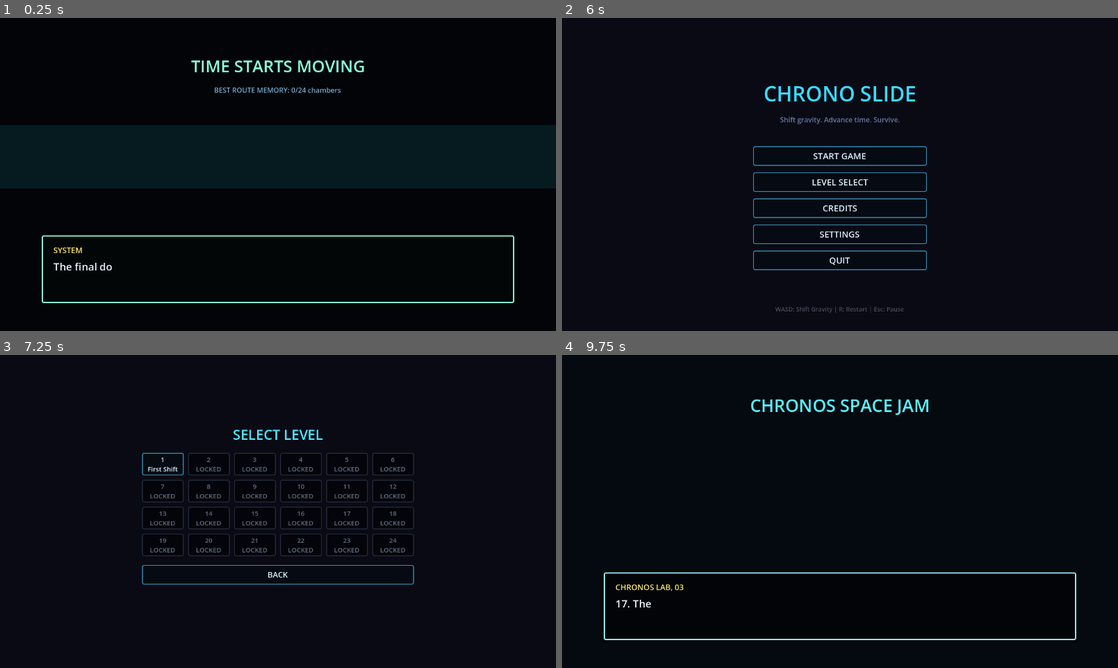
Above: before the commit, frames 1-4 (two rows, left to right).
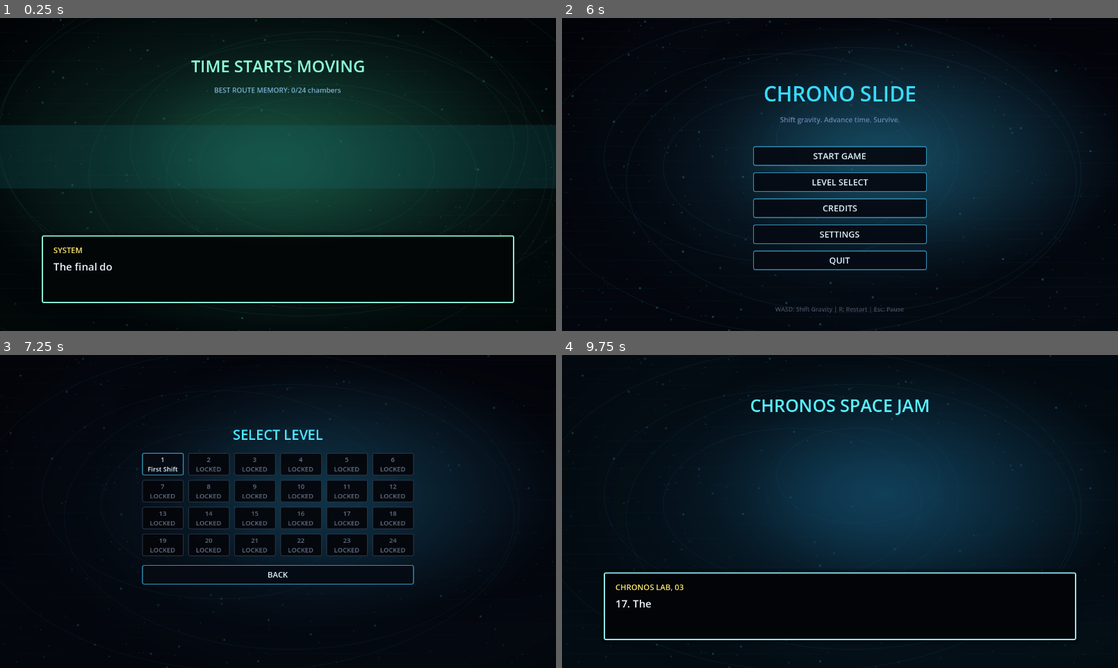
Above: after the commit, the same moments.

Repository: Rivendellspacejam/ChronosSpaceJam
Game: Godot game, scene res://scenes/ui/ending.tscn
Two runs of this game, one before a commit and one after it. Both use one fixed random seed, a clock stepped at 60 frames per second and the inputs below. This scene is started directly instead of the project's main scene. Sound files missing from this copy of the repository are replaced by a short silence.
Inputs (mouse positions are in pixels of both pictures, inside the frame that each line leads up to):
- Up to frame 1 (0.25 s): no input
- Up to frame 2 (6 s): tap Enter (ui_accept) at 0.5, 0.77, 2, 3.77, 5.75 s; move the mouse to (962, 158) at 0.52 s; hold D (move_right) 0.53-1.25 s; hold P (preview_future) 0.53-1.25 s; click (962, 158) at 0.67 s; drag from (728, 190) to (812, 237) at 1.27 s; move the mouse to (895, 105) at 2.02 s; hold D (move_right) 2.03-2.75 s; hold P (preview_future) 2.03-2.75 s; click (895, 105) at 2.17 s; drag from (812, 237) to (673, 127) at 2.77 s; tap R (restart) at 3.5 s; move the mouse to (1006, 221) at 3.52 s; hold A (move_left) 3.53-4.25 s; hold P (preview_future) 3.53-4.25 s; click (1006, 221) at 3.67 s; drag from (673, 127) to (756, 96) at 4.27 s; move the mouse to (867, 174) at 5.02 s; hold S (move_down) 5.03-5.75 s; hold P (preview_future) 5.03-5.75 s; click (867, 174) at 5.17 s; drag from (756, 96) to (728, 190) at 5.77 s
- Up to frame 3 (7.25 s): click "LEVEL SELECT" at 6.5 s
- Up to frame 4 (9.75 s): click "BACK" at 7.25 s; click "CREDITS" at 8 s; click "BACK TO MENU" at 8.75 s; click "START GAME" at 9.5 s

The runs differ from the first frame. In frame 1, 32% of the frame differs, in the area x 0-100%, y 0-100%; in frame 2, 16%; in frame 3, 5.2%; in frame 4, 27%.

Commit message:
Polish audio and backgrounds

Diff:
--- a/chronos-space-jam/scenes/game/game_level.tscn
+++ b/chronos-space-jam/scenes/game/game_level.tscn
@@ -79,5 +79,5 @@
 
 [node name="BackgroundMusic" type="AudioStreamPlayer" parent="."]
 stream = ExtResource("9")
-volume_db = -2.0
+volume_db = -15.0
 autoplay = true
--- a/chronos-space-jam/scenes/ui/credits.tscn
+++ b/chronos-space-jam/scenes/ui/credits.tscn
@@ -1,6 +1,7 @@
-[gd_scene load_steps=2 format=3]
+[gd_scene load_steps=3 format=3]
 
 [ext_resource type="Script" path="res://scripts/credits.gd" id="1"]
+[ext_resource type="Texture2D" path="res://assets/backgrounds/menu_timescape.png" id="2"]
 
 [node name="Credits" type="Control"]
 layout_mode = 3
@@ -19,6 +20,29 @@
 grow_horizontal = 2
 grow_vertical = 2
 color = Color(0.04, 0.04, 0.08, 1)
+
+[node name="BackgroundArt" type="TextureRect" parent="."]
+layout_mode = 1
+anchors_preset = 15
+anchor_right = 1.0
+anchor_bottom = 1.0
+grow_horizontal = 2
+grow_vertical = 2
+mouse_filter = 2
+texture = ExtResource("2")
+expand_mode = 1
+stretch_mode = 5
+modulate = Color(0.7, 0.9, 1, 0.56)
+
+[node name="AtmosphereShade" type="ColorRect" parent="."]
+layout_mode = 1
+anchors_preset = 15
+anchor_right = 1.0
+anchor_bottom = 1.0
+grow_horizontal = 2
+grow_vertical = 2
+mouse_filter = 2
+color = Color(0.005, 0.01, 0.022, 0.46)
 
 [node name="VBoxContainer" type="VBoxContainer" parent="."]
 layout_mode = 1
--- a/chronos-space-jam/scenes/ui/ending.tscn
+++ b/chronos-space-jam/scenes/ui/ending.tscn
@@ -1,7 +1,8 @@
-[gd_scene load_steps=3 format=3]
+[gd_scene load_steps=4 format=3]
 
 [ext_resource type="Script" path="res://scripts/ending.gd" id="1"]
 [ext_resource type="AudioStream" path="res://assets/audio/ending_loop.wav" id="2"]
+[ext_resource type="Texture2D" path="res://assets/backgrounds/ending_timescape.png" id="3"]
 
 [node name="Ending" type="Control"]
 layout_mode = 3
@@ -20,6 +21,29 @@
 grow_horizontal = 2
 grow_vertical = 2
 color = Color(0.01, 0.018, 0.028, 1)
+
+[node name="BackgroundArt" type="TextureRect" parent="."]
+layout_mode = 1
+anchors_preset = 15
+anchor_right = 1.0
+anchor_bottom = 1.0
+grow_horizontal = 2
+grow_vertical = 2
+mouse_filter = 2
+texture = ExtResource("3")
+expand_mode = 1
+stretch_mode = 5
+modulate = Color(0.78, 1, 0.92, 0.72)
+
+[node name="AtmosphereShade" type="ColorRect" parent="."]
+layout_mode = 1
+anchors_preset = 15
+anchor_right = 1.0
+anchor_bottom = 1.0
+grow_horizontal = 2
+grow_vertical = 2
+mouse_filter = 2
+color = Color(0.005, 0.012, 0.018, 0.38)
 
 [node name="GlowBand" type="ColorRect" parent="."]
 layout_mode = 1
@@ -106,5 +130,5 @@
 
 [node name="BackgroundMusic" type="AudioStreamPlayer" parent="."]
 stream = ExtResource("2")
-volume_db = -1.0
+volume_db = -13.0
 autoplay = true
--- a/chronos-space-jam/scenes/ui/intro.tscn
+++ b/chronos-space-jam/scenes/ui/intro.tscn
@@ -1,6 +1,7 @@
-[gd_scene load_steps=2 format=3]
+[gd_scene load_steps=3 format=3]
 
 [ext_resource type="Script" path="res://scripts/intro.gd" id="1"]
+[ext_resource type="Texture2D" path="res://assets/backgrounds/menu_timescape.png" id="2"]
 
 [node name="Intro" type="Control"]
 layout_mode = 3
@@ -19,6 +20,19 @@
 grow_horizontal = 2
 grow_vertical = 2
 color = Color(0.015, 0.018, 0.03, 1)
+
+[node name="BackgroundArt" type="TextureRect" parent="."]
+layout_mode = 1
+anchors_preset = 15
+anchor_right = 1.0
+anchor_bottom = 1.0
+grow_horizontal = 2
+grow_vertical = 2
+mouse_filter = 2
+texture = ExtResource("2")
+expand_mode = 1
+stretch_mode = 5
+modulate = Color(0.68, 0.86, 1, 0.54)
 
 [node name="GridLines" type="ColorRect" parent="."]
 layout_mode = 1
--- a/chronos-space-jam/scenes/ui/level_select.tscn
+++ b/chronos-space-jam/scenes/ui/level_select.tscn
@@ -1,6 +1,7 @@
-[gd_scene format=3 uid="uid://q55t5cdo25q1"]
+[gd_scene load_steps=3 format=3 uid="uid://q55t5cdo25q1"]
 
 [ext_resource type="Script" uid="uid://dm8jwq8jlfji2" path="res://scripts/level_select.gd" id="1"]
+[ext_resource type="Texture2D" path="res://assets/backgrounds/menu_timescape.png" id="2"]
 
 [node name="LevelSelect" type="Control" unique_id=1865124854]
 layout_mode = 3
@@ -19,6 +20,29 @@
 grow_horizontal = 2
 grow_vertical = 2
 color = Color(0.04, 0.04, 0.08, 1)
+
+[node name="BackgroundArt" type="TextureRect" parent="."]
+layout_mode = 1
+anchors_preset = 15
+anchor_right = 1.0
+anchor_bottom = 1.0
+grow_horizontal = 2
+grow_vertical = 2
+mouse_filter = 2
+texture = ExtResource("2")
+expand_mode = 1
+stretch_mode = 5
+modulate = Color(0.72, 0.9, 1, 0.62)
+
+[node name="AtmosphereShade" type="ColorRect" parent="."]
+layout_mode = 1
+anchors_preset = 15
+anchor_right = 1.0
+anchor_bottom = 1.0
+grow_horizontal = 2
+grow_vertical = 2
+mouse_filter = 2
+color = Color(0.005, 0.01, 0.022, 0.42)
 
 [node name="VBoxContainer" type="VBoxContainer" parent="." unique_id=1711575914]
 layout_mode = 1
--- a/chronos-space-jam/scenes/ui/main_menu.tscn
+++ b/chronos-space-jam/scenes/ui/main_menu.tscn
@@ -1,8 +1,9 @@
-[gd_scene load_steps=4 format=3]
+[gd_scene load_steps=5 format=3]
 
 [ext_resource type="Script" path="res://scripts/main_menu.gd" id="1"]
 [ext_resource type="PackedScene" path="res://scenes/ui/settings_menu.tscn" id="2"]
 [ext_resource type="AudioStream" path="res://assets/audio/menu_loop.wav" id="3"]
+[ext_resource type="Texture2D" path="res://assets/backgrounds/menu_timescape.png" id="4"]
 
 [node name="MainMenu" type="Control"]
 layout_mode = 3
@@ -21,6 +22,29 @@
 grow_horizontal = 2
 grow_vertical = 2
 color = Color(0.04, 0.04, 0.08, 1)
+
+[node name="BackgroundArt" type="TextureRect" parent="."]
+layout_mode = 1
+anchors_preset = 15
+anchor_right = 1.0
+anchor_bottom = 1.0
+grow_horizontal = 2
+grow_vertical = 2
+mouse_filter = 2
+texture = ExtResource("4")
+expand_mode = 1
+stretch_mode = 5
+modulate = Color(0.82, 0.94, 1, 0.78)
+
+[node name="AtmosphereShade" type="ColorRect" parent="."]
+layout_mode = 1
+anchors_preset = 15
+anchor_right = 1.0
+anchor_bottom = 1.0
+grow_horizontal = 2
+grow_vertical = 2
+mouse_filter = 2
+color = Color(0.005, 0.01, 0.022, 0.36)
 
 [node name="VBoxContainer" type="VBoxContainer" parent="."]
 layout_mode = 1
@@ -108,5 +132,5 @@
 
 [node name="BackgroundMusic" type="AudioStreamPlayer" parent="."]
 stream = ExtResource("3")
-volume_db = 0.0
+volume_db = -12.0
 autoplay = true
--- a/chronos-space-jam/scripts/arena_backdrop.gd
+++ b/chronos-space-jam/scripts/arena_backdrop.gd
@@ -1,5 +1,6 @@
 extends Node2D
 
+const GAMEPLAY_VOID := preload("res://assets/backgrounds/gameplay_void.png")
 const TILE_SIZE: int = 48
 
 var grid_width: int = 0
@@ -17,17 +18,42 @@
 	var arena_size := Vector2(float(grid_width * TILE_SIZE), float(grid_height * TILE_SIZE))
 	var outer := Rect2(Vector2(-18.0, -18.0), arena_size + Vector2(36.0, 36.0))
 	var inner := Rect2(Vector2.ZERO, arena_size)
+	var void_rect := Rect2(Vector2(-420.0, -300.0), arena_size + Vector2(840.0, 600.0))
 
+	draw_texture_rect(GAMEPLAY_VOID, void_rect, true, Color(0.5, 0.78, 1.0, 0.52), true)
 	draw_rect(outer, Color(0.018, 0.025, 0.05, 1.0), true)
 	draw_rect(outer, Color(0.1, 0.62, 0.78, 0.22), false, 4.0)
 	draw_rect(inner, Color(0.02, 0.04, 0.075, 0.82), true)
+	draw_rect(inner, Color(0.42, 0.95, 1.0, 0.04), true)
 
 	for x in range(grid_width + 1):
 		var px := float(x * TILE_SIZE)
-		draw_line(Vector2(px, 0), Vector2(px, arena_size.y), Color(0.18, 0.52, 0.68, 0.12), 1.0)
+		draw_line(Vector2(px, 0), Vector2(px, arena_size.y), Color(0.18, 0.52, 0.68, 0.16), 1.0)
 
 	for y in range(grid_height + 1):
 		var py := float(y * TILE_SIZE)
-		draw_line(Vector2(0, py), Vector2(arena_size.x, py), Color(0.18, 0.52, 0.68, 0.12), 1.0)
+		draw_line(Vector2(0, py), Vector2(arena_size.x, py), Color(0.18, 0.52, 0.68, 0.16), 1.0)
 
+	var center := arena_size * 0.5
+	draw_arc(center, maxf(arena_size.x, arena_size.y) * 0.58, 0.18, TAU - 0.18, 96, Color(0.35, 0.95, 1.0, 0.11), 2.0, true)
+	draw_arc(center, maxf(arena_size.x, arena_size.y) * 0.42, 0.0, TAU, 96, Color(1.0, 0.86, 0.36, 0.07), 1.0, true)
 	draw_line(Vector2.ZERO, Vector2(arena_size.x, arena_size.y), Color(0.65, 0.95, 1.0, 0.05), 2.0)
+	_draw_corner_brackets(inner)
+
+func _draw_corner_brackets(rect: Rect2) -> void:
+	var corner_length := 34.0
+	var color := Color(0.68, 0.98, 1.0, 0.58)
+	var width := 3.0
+	var left := rect.position.x
+	var right := rect.end.x
+	var top := rect.position.y
+	var bottom := rect.end.y
+
+	draw_line(Vector2(left, top), Vector2(left + corner_length, top), color, width)
+	draw_line(Vector2(left, top), Vector2(left, top + corner_length), color, width)
+	draw_line(Vector2(right, top), Vector2(right - corner_length, top), color, width)
+	draw_line(Vector2(right, top), Vector2(right, top + corner_length), color, width)
+	draw_line(Vector2(left, bottom), Vector2(left + corner_length, bottom), color, width)
+	draw_line(Vector2(left, bottom), Vector2(left, bottom - corner_length), color, width)
+	draw_line(Vector2(right, bottom), Vector2(right - corner_length, bottom), color, width)
+	draw_line(Vector2(right, bottom), Vector2(right, bottom - corner_length), color, width)
--- a/chronos-space-jam/scripts/autoload/audio_manager.gd
+++ b/chronos-space-jam/scripts/autoload/audio_manager.gd
@@ -9,6 +9,7 @@
 const TICK := preload("res://assets/audio/tick.wav")
 const DEATH := preload("res://assets/audio/death.wav")
 const LEVEL_CLEAR := preload("res://assets/audio/level_clear.wav")
+const START_STINGER := preload("res://assets/audio/start_stinger.wav")
 const SFX_POOL_SIZE := 8
 const MUSIC_KEEPALIVE_INTERVAL: float = 0.2
 
@@ -77,6 +78,9 @@
 
 func play_level_clear() -> void:
 	_play_sfx(LEVEL_CLEAR, -4.0)
+
+func play_start_stinger() -> void:
+	_play_sfx(START_STINGER, -3.0)
 
 func play_dialog_blip() -> void:
 	_play_sfx(TICK, -18.0, randf_range(1.6, 2.1))
--- a/chronos-space-jam/scripts/ending.gd
+++ b/chronos-space-jam/scripts/ending.gd
@@ -31,7 +31,7 @@
 	if SettingsManager.music_volume <= 0.0 or SettingsManager.mute_all:
 		background_music.volume_db = -80.0
 		return
-	background_music.volume_db = -1.0 + linear_to_db(SettingsManager.music_volume / 100.0)
+	background_music.volume_db = -13.0 + linear_to_db(SettingsManager.music_volume / 100.0)
 
 func _process(delta: float) -> void:
 	_ensure_background_music_playing()
--- a/chronos-space-jam/scripts/game_level.gd
+++ b/chronos-space-jam/scripts/game_level.gd
@@ -30,7 +30,7 @@
 	if SettingsManager.music_volume <= 0.0 or SettingsManager.mute_all:
 		background_music.volume_db = -80.0
 		return
-	background_music.volume_db = -2.0 + linear_to_db(SettingsManager.music_volume / 100.0)
+	background_music.volume_db = -15.0 + linear_to_db(SettingsManager.music_volume / 100.0)
 
 func _process(delta: float) -> void:
 	_ensure_background_music_playing()
--- a/chronos-space-jam/scripts/main_menu.gd
+++ b/chronos-space-jam/scripts/main_menu.gd
@@ -32,7 +32,7 @@
 	if SettingsManager.music_volume <= 0.0 or SettingsManager.mute_all:
 		background_music.volume_db = -80.0
 		return
-	background_music.volume_db = linear_to_db(SettingsManager.music_volume / 100.0)
+	background_music.volume_db = -12.0 + linear_to_db(SettingsManager.music_volume / 100.0)
 
 func _process(delta: float) -> void:
 	_ensure_background_music_playing()
@@ -41,7 +41,7 @@
 	title_label.modulate = Color(0.75, lerpf(0.86, 1.0, pulse), 1.0, 1.0)
 
 func _on_start() -> void:
-	AudioManager.play_ui_click()
+	AudioManager.play_start_stinger()
 	GameManager.current_level_index = 0
 	get_tree().change_scene_to_file("res://scenes/ui/intro.tscn")
 
Not shown, changed: chronos-space-jam/assets/audio/ending_loop.wav.import
Not shown, changed: chronos-space-jam/assets/audio/gameplay_loop.wav.import
Not shown, changed: chronos-space-jam/assets/audio/menu_loop.wav.import
Not shown, added: chronos-space-jam/assets/audio/start_stinger.wav.import
Binary file added: chronos-space-jam/assets/backgrounds/ending_timescape.png
Not shown, added: chronos-space-jam/assets/backgrounds/ending_timescape.png.import
Binary file added: chronos-space-jam/assets/backgrounds/gameplay_void.png
Not shown, added: chronos-space-jam/assets/backgrounds/gameplay_void.png.import
Binary file added: chronos-space-jam/assets/backgrounds/menu_timescape.png
Not shown, added: chronos-space-jam/assets/backgrounds/menu_timescape.png.import
Not shown, changed: chronos-space-jam/assets/audio/ending_loop.wav
Not shown, changed: chronos-space-jam/assets/audio/gameplay_loop.wav
(and 3 more such lines)
